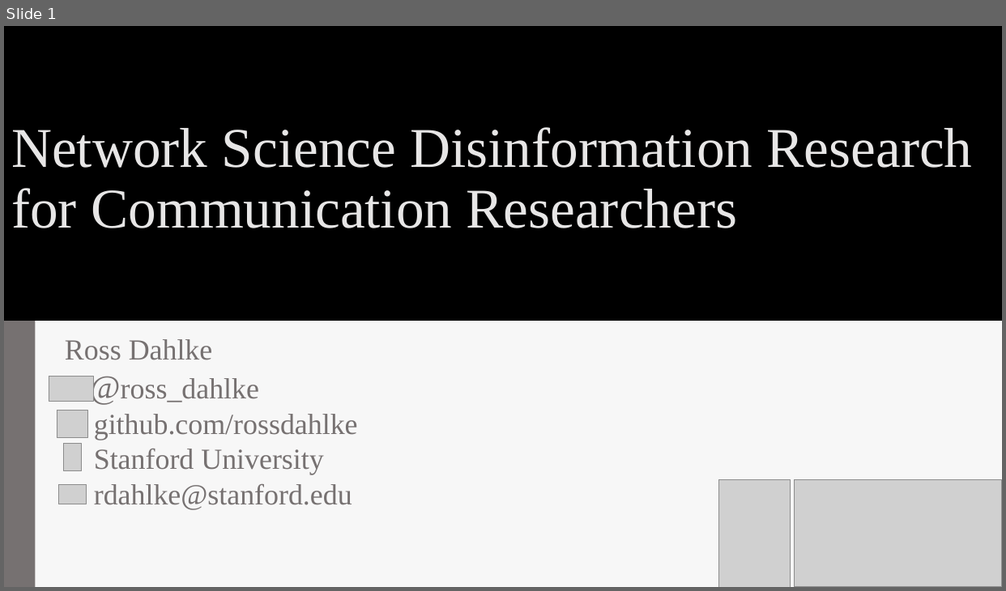
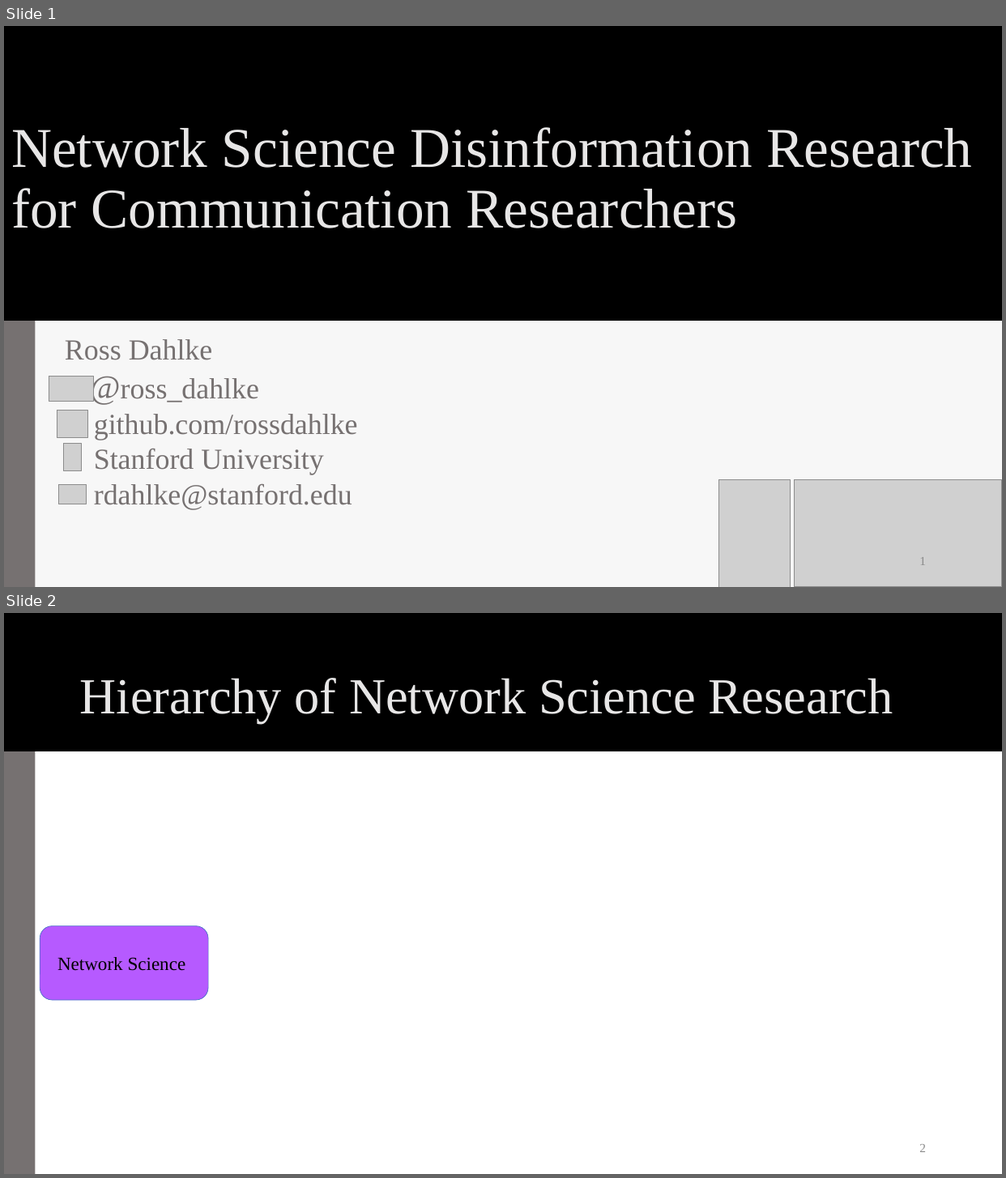
Before and after one commit to rossdahlke/course_writings, a slide deck: stanford_comm_224/network_science_disinfo.pptx. Shown one above the other, each under a label of ours: slide 1 before the commit, slides 1 and 2 after it. The pictures are 1006x591 and 1006x1178 pixels, drawn with LibreOffice and Linux fonts; fonts in the diff are those of the drawing; grey boxes stand for pictures; background and template pictures are left out. Boxes give left, top, right and bottom in pixels: in the first picture for what was removed or moved away, otherwise in the second. Text is boxed around its words. In the diff, an @@ line names an element or a change of style, - is before the commit and + after.

```diff
--- a/stanford_comm_224/network_science_disinfo.pptx
+++ b/stanford_comm_224/network_science_disinfo.pptx
@@ slide 2 added at (4, 613, 1002, 1174), background #FFFFFF; not listed: 1 template element that a slide beside it also shows @@
@@ rectangle added at (4, 613, 1002, 752), fill #000000 @@
@@ title added at (80, 678, 893, 722), 48.6 pt, text #E7E6E6 @@
+Hierarchy of Network Science Research
@@ rounded rectangle added at (40, 926, 208, 1000), fill #B65AFF, outline #4472C4 0.5 pt, 18 pt, text #000000 @@
+Network Science
@@ page number added at (919, 1144, 926, 1152), 12 pt, text #8C8C8C @@
+2
@@ slide 1 changed as well @@
@@ page number added at (919, 557, 926, 565), 12 pt, text #8C8C8C @@
+1
```
Also in this commit, not shown: 1 other slide changed, 40 other slides added.
